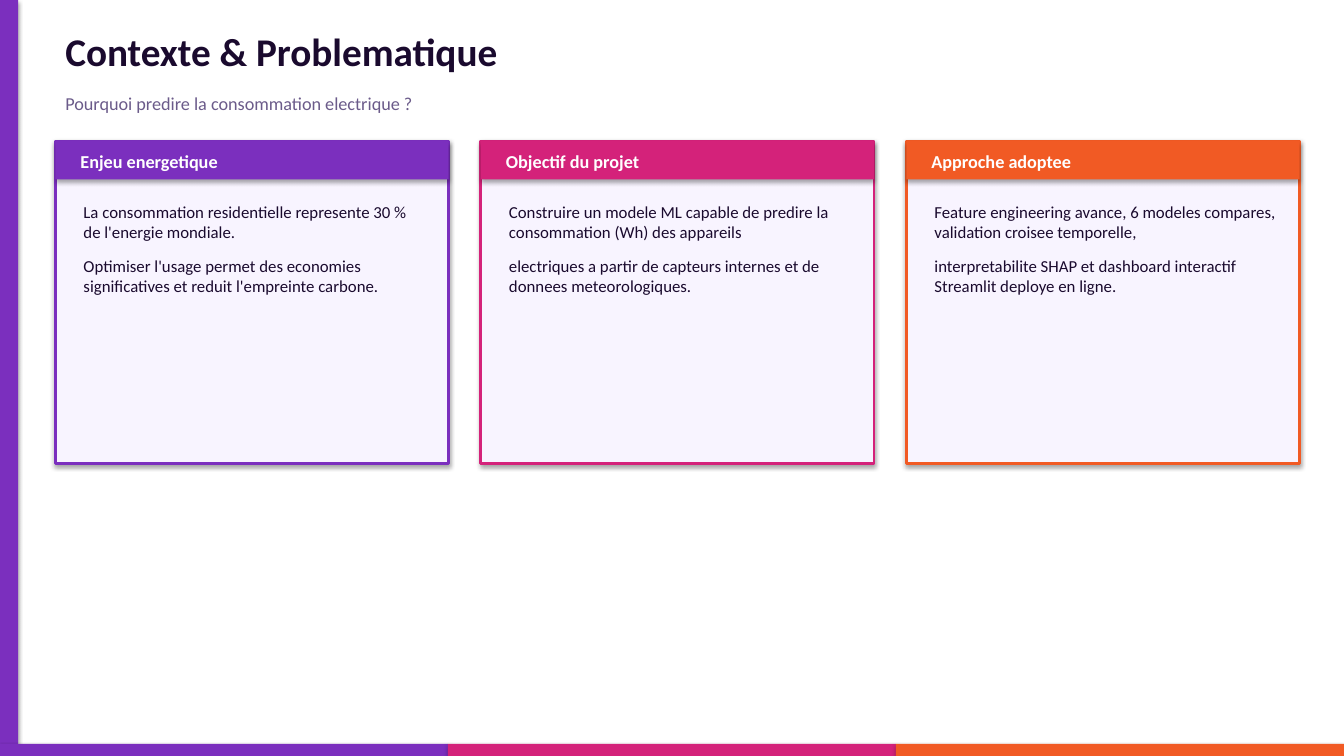
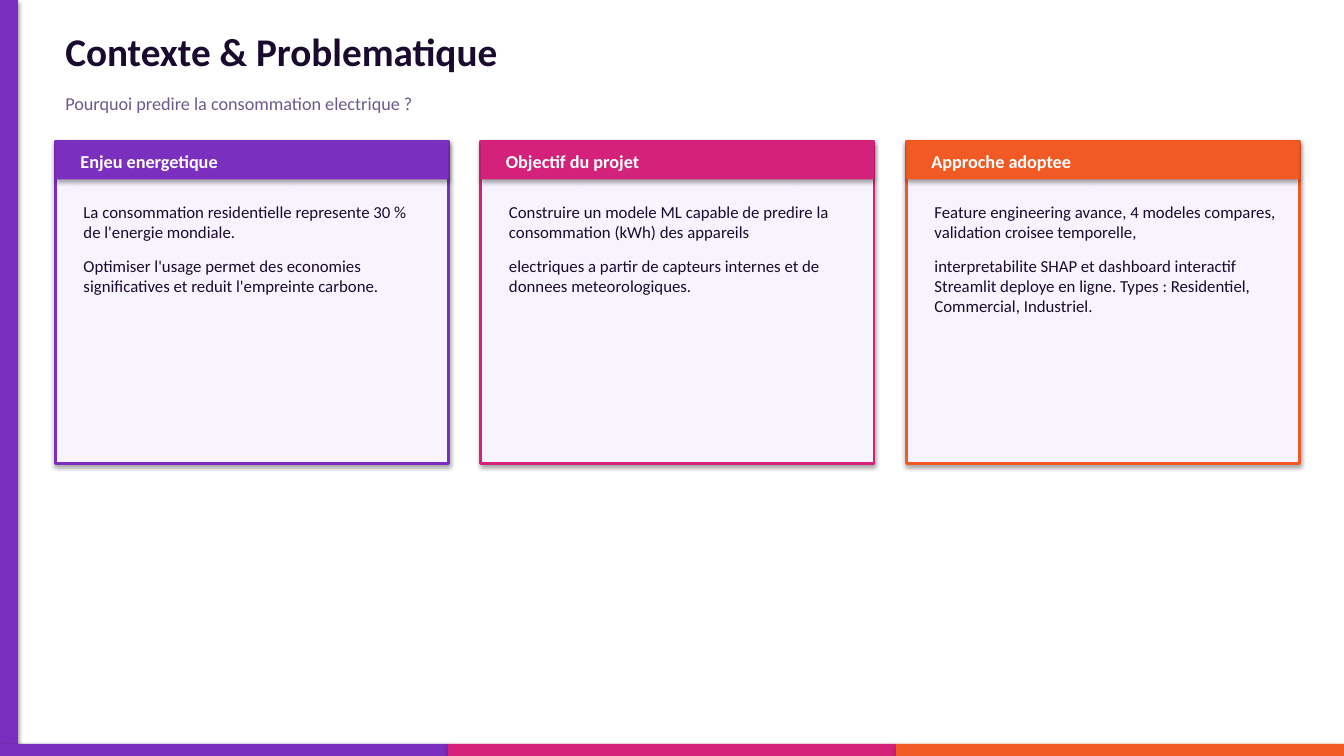
Before and after one commit to awa-creator/dashboard-energie-groupe6, a slide deck: slide 2 of Presentation_Groupe6_Prediction_Energetique.pptx. Drawn at 1344x756 pixels with LibreOffice and Linux fonts; fonts in the diff are those of the drawing. Boxes give left, top, right and bottom in pixels: in the first picture for what was removed or moved away, otherwise in the second. Text is boxed around its words. In the diff, an @@ line names an element or a change of style, - is before the commit and + after.

```diff
--- a/Presentation_Groupe6_Prediction_Energetique.pptx
+++ b/Presentation_Groupe6_Prediction_Energetique.pptx
@@ text at (x1=509, y1=206, x2=829, y2=241): text changed @@
-Construire un modele ML capable de predire la consommation (Wh) des appareils
+Construire un modele ML capable de predire la consommation (kWh) des appareils
@@ text at (x1=934, y1=206, x2=1275, y2=314): text changed @@
-Feature engineering avance, 6 modeles compares, validation croisee temporelle,
-interpretabilite SHAP et dashboard interactif Streamlit deploye en ligne.
+Feature engineering avance, 4 modeles compares, validation croisee temporelle,
+interpretabilite SHAP et dashboard interactif Streamlit deploye en ligne. Types : Residentiel, Commercial, Industriel.
```
Also in this commit, not shown: 9 other slides changed, 2 other files.
